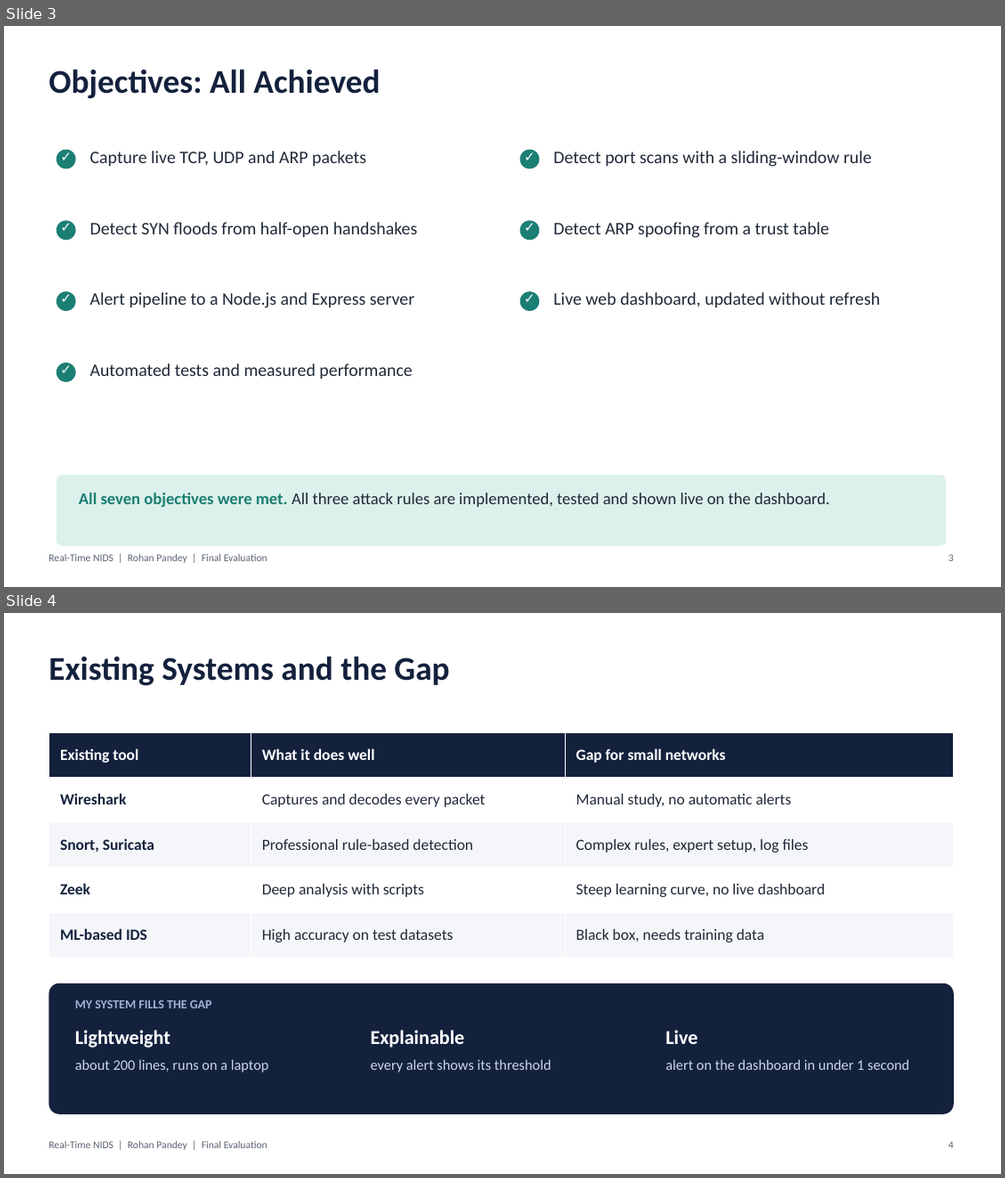
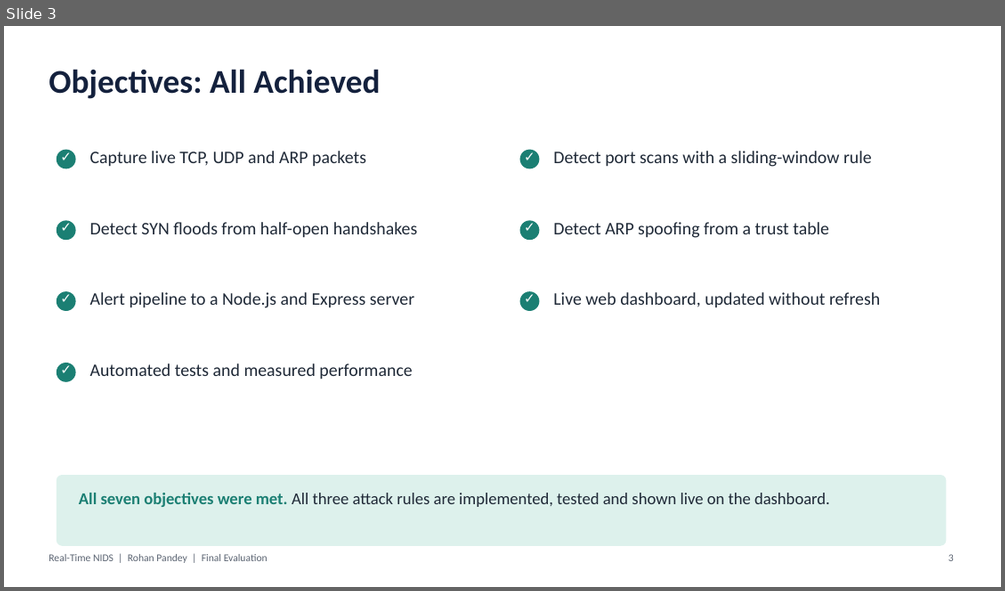
Before and after one commit to rohanpandey436/realtime-nids, a slide deck: NIDS_Final_Presentation_Rohan_Pandey.pptx. Shown one above the other, each under a label of ours: slides 3 and 4 before the commit, slide 3 after it. The pictures are 1005x1178 and 1005x591 pixels, drawn with LibreOffice and Linux fonts; fonts in the diff are those of the drawing. Boxes give left, top, right and bottom in pixels: in the first picture for what was removed or moved away, otherwise in the second. Text is boxed around its words. In the diff, an @@ line names an element or a change of style, - is before the commit and + after.

```diff
--- a/NIDS_Final_Presentation_Rohan_Pandey.pptx
+++ b/NIDS_Final_Presentation_Rohan_Pandey.pptx
@@ slide 4 removed at (4, 613, 1001, 1174), background #FFFFFF @@
@@ text removed at (48, 656, 449, 686) @@
-Existing Systems and the Gap
@@ table removed at (48, 732, 954, 957), 5 rows, 3 columns @@
-Existing tool | What it does well | Gap for small networks
-Wireshark | Captures and decodes every packet | Manual study, no automatic alerts
-Snort, Suricata | Professional rule-based detection | Complex rules, expert setup, log files
-Zeek | Deep analysis with scripts | Steep learning curve, no live dashboard
-ML-based IDS | High accuracy on test datasets | Black box, needs training data
@@ rounded rectangle removed at (48, 983, 954, 1114) @@
@@ text removed at (75, 1000, 212, 1008) @@
-MY SYSTEM FILLS THE GAP
@@ text removed at (75, 1030, 170, 1047) @@
-Lightweight
@@ text removed at (371, 1030, 465, 1047) @@
-Explainable
@@ text removed at (665, 1030, 697, 1044) @@
-Live
@@ text removed at (75, 1059, 269, 1072) @@
-about 200 lines, runs on a laptop
@@ text removed at (371, 1059, 551, 1072) @@
-every alert shows its threshold
@@ text removed at (665, 1059, 909, 1070) @@
-alert on the dashboard in under 1 second
@@ text removed at (48, 1141, 267, 1150) @@
-Real-Time NIDS | Rohan Pandey | Final Evaluation
@@ text removed at (948, 1141, 954, 1148) @@
-4
```
Also in this commit, not shown: 7 slides changed, 1 other slide removed, 5 other files.
